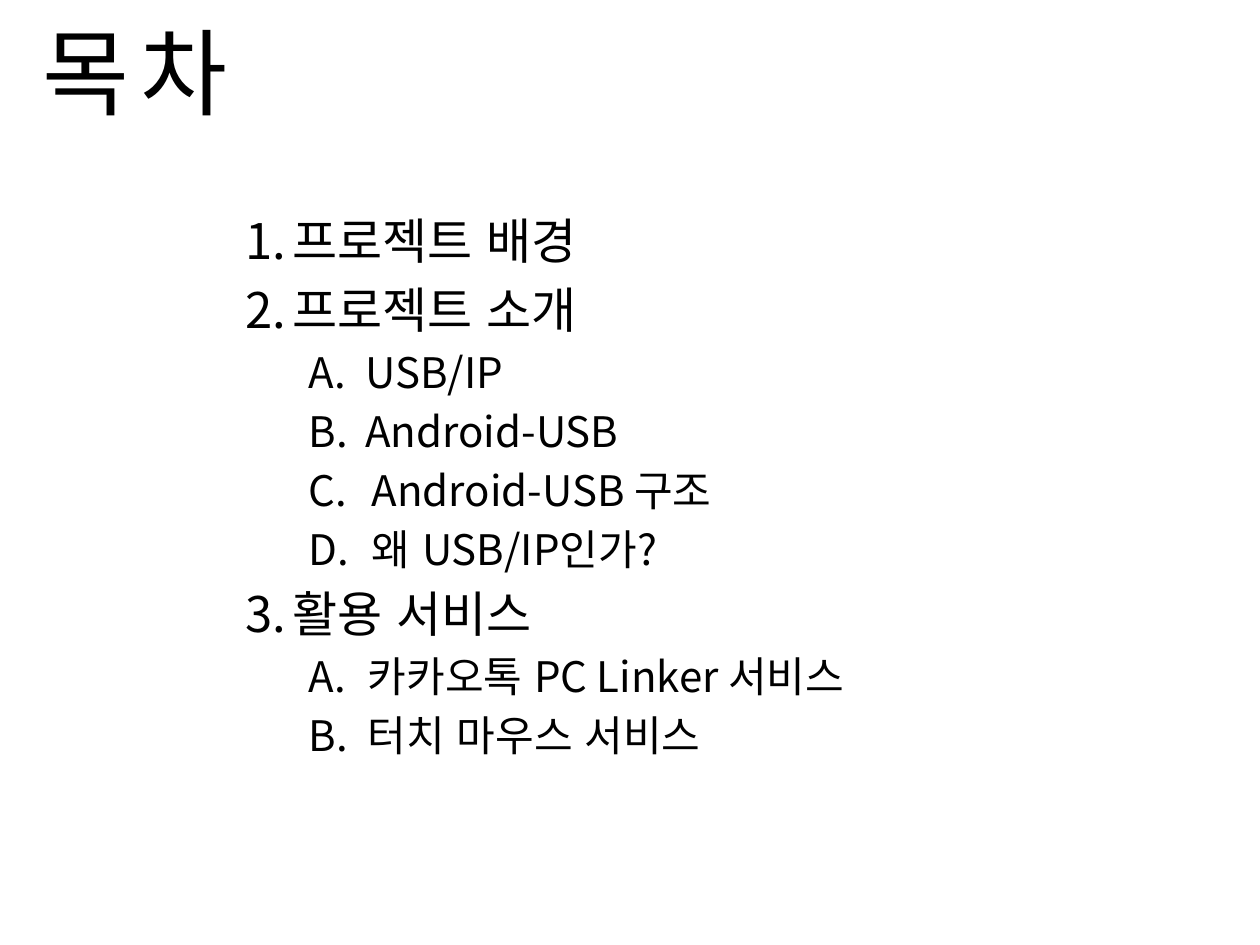
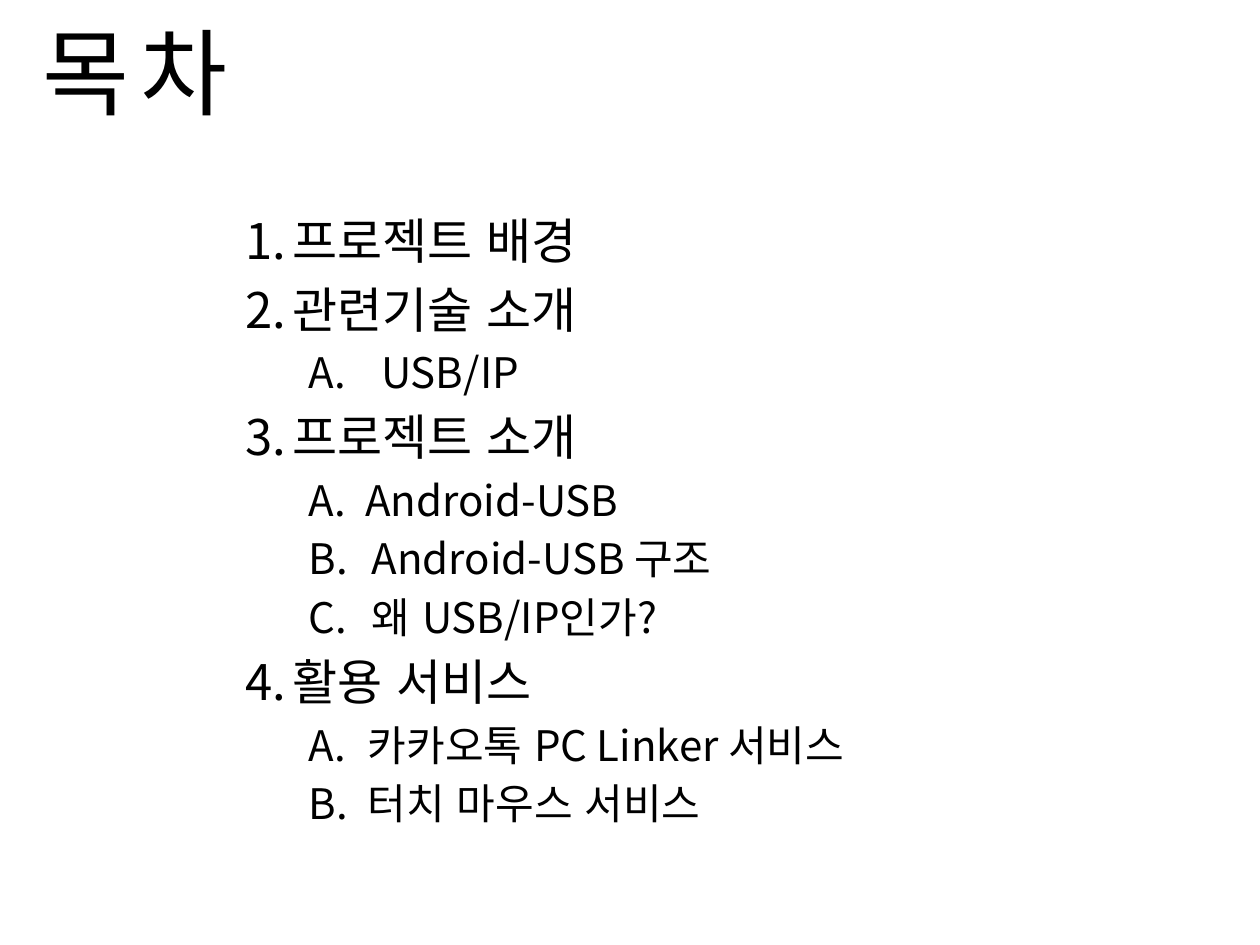
Before and after one commit to Sanghyun-Lee/Android-USB, a slide deck: slide 2 of Documents/presentation doc/mid_presentation.pptx. Drawn at 1260x945 pixels with LibreOffice and Linux fonts; fonts in the diff are those of the drawing; background and template pictures are left out. Boxes give left, top, right and bottom in pixels: in the first picture for what was removed or moved away, otherwise in the second. Text is boxed around its words. In the diff, an @@ line names an element or a change of style, - is before the commit and + after.

```diff
--- a/Documents/presentation doc/mid_presentation.pptx
+++ b/Documents/presentation doc/mid_presentation.pptx
@@ text at [293, 287, 577, 396]: paragraphs added @@
+2. 관련기술 소개
+  A. USB/IP
@@ text at [365, 354, 503, 396]: paragraph removed @@
-  A. USB/IP
```
Also in this commit, not shown: 7 other slides changed, 24 other files.
